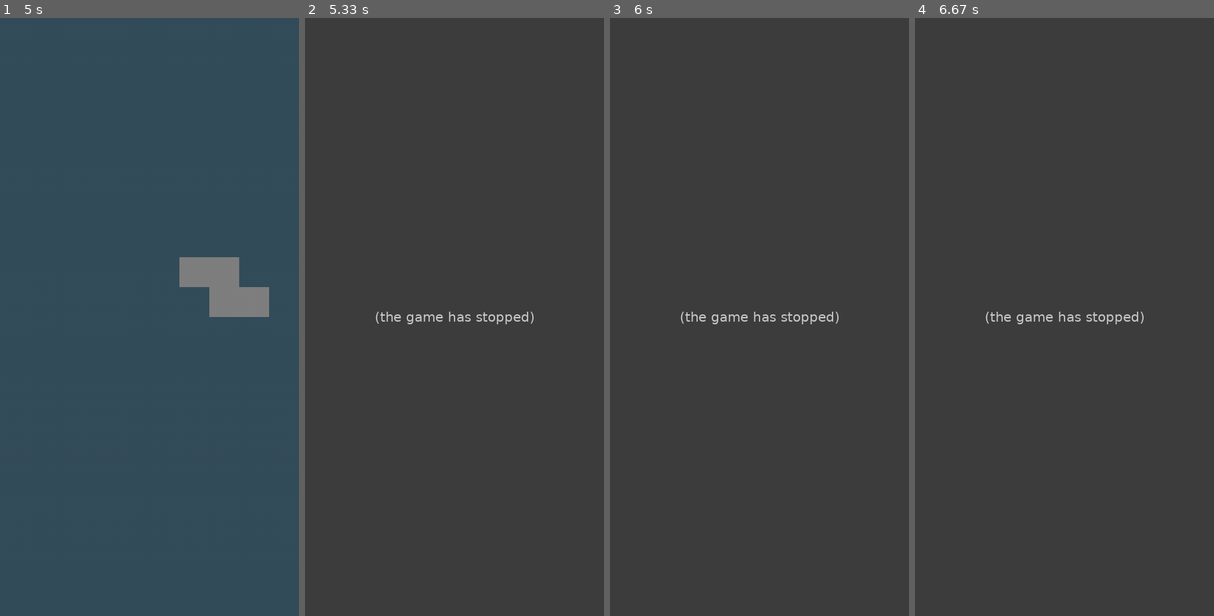
Above: before the commit, frames 1-4 (left to right).
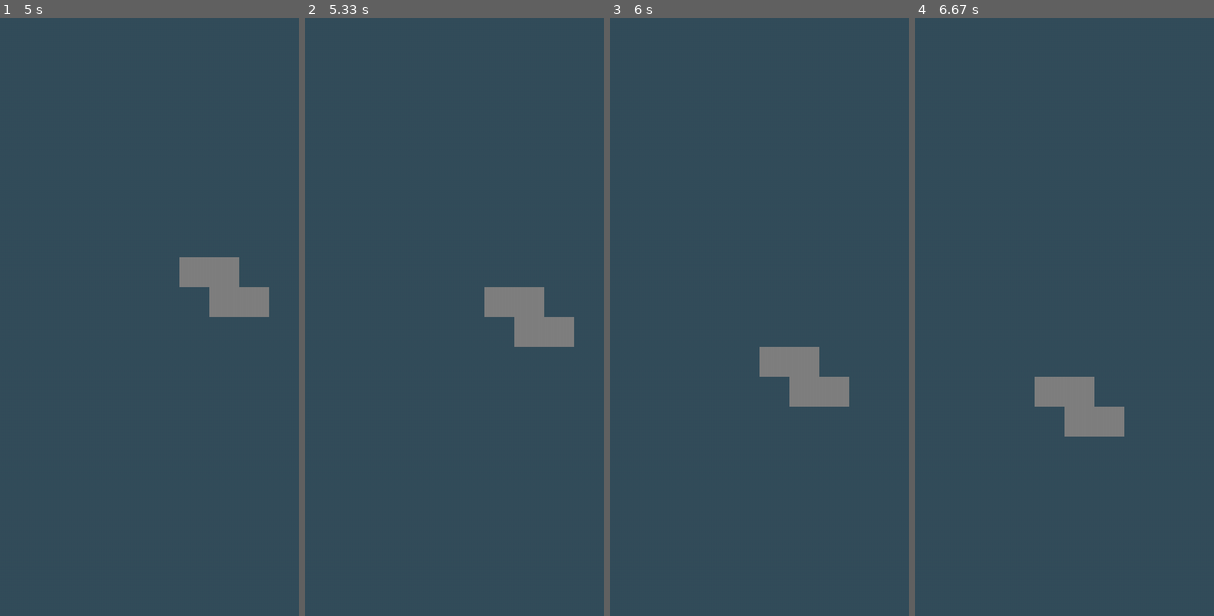
Above: after the commit, the same moments.

Repository: coolryan/TetrisGameWithPygame
Game: pygame game, started from src/main.py
The game is run twice, just before and just after one commit, with the same random seed, the same clock (stepped at 60 frames per second) and the same inputs.
Inputs:
- Up to frame 1 (5 s): hold Right 0.33-0.8 s; hold Right 0.83-1.3 s; hold Left 1.33-1.87 s; hold Down 1.9-2.2 s; hold Left 2.23-2.63 s; hold Right 2.67-3.3 s; hold Down 3.33-3.7 s; hold Left 3.73-4.2 s; hold Right 4.23-4.7 s; hold Right from 4.73 s (still down)
- Up to frame 2 (5.33 s): release Right at 5.2 s; hold Left from 5.23 s (still down)
- Up to frame 3 (6 s): release Left at 5.77 s; hold Down from 5.8 s (still down)
- Up to frame 4 (6.67 s): release Down at 6.1 s; hold Left 6.13-6.53 s; hold Right from 6.57 s (still down)

Frame 1 is identical in both runs. In frame 2, 100% of the frame differs, in the area x 0-100%, y 0-100%; in frame 3, 100%; in frame 4, 100%.
Error before the commit: IndexError: list assignment index out of range (Tetris.py line 58); the game stopped at 5 s (later frames are placeholders)

Commit message:
Fix update grid, since y is the first index in the 2d array, x is 2nd

Diff:
--- a/src/Models/Tetris.py
+++ b/src/Models/Tetris.py
@@ -23,6 +23,7 @@
         self.figures, self.nextFigures = [], []
         self.square_size = square_size
         self.initFigures()
+        # Grid is by y then x. So grid[y][x]
         self.grid = [[None for i in range(width)] for j in range(height)]
 
 
@@ -55,7 +56,12 @@
         # Add each figure's coords to the grid
         for fig in self.figures:
             for coord in fig.coordList:
-                self.grid[coord[0]][coord[1]] = fig
+                try:
+                    x = coord[0]
+                    y = coord[1]
+                    self.grid[y][x] = fig
+                except IndexError as e:
+                    print(f"IndexError: {e}")
 
 
     # draw method
